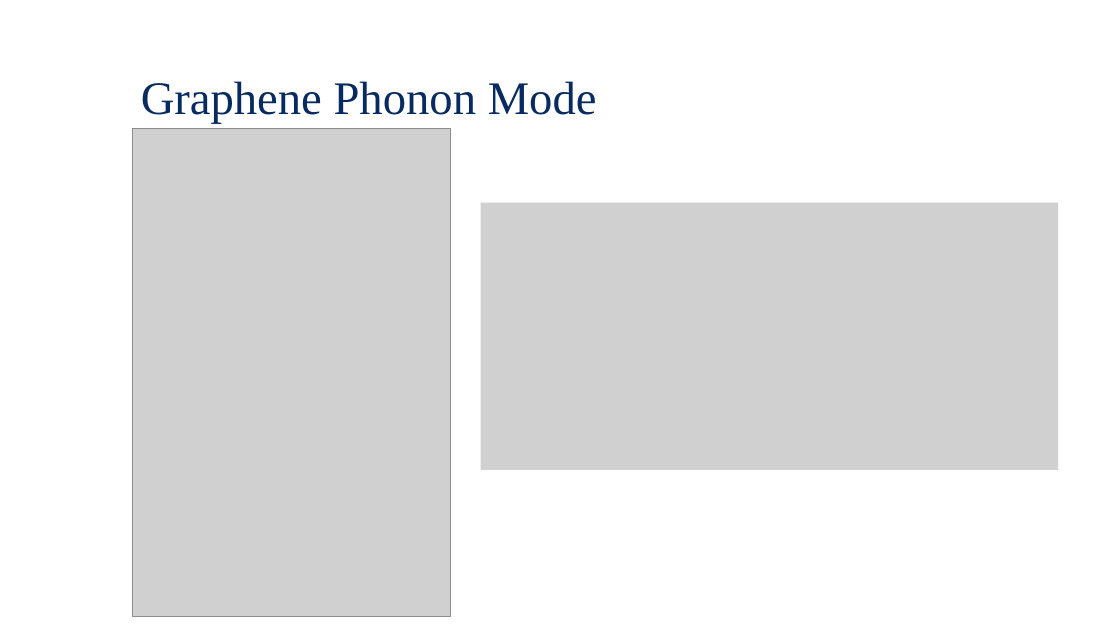
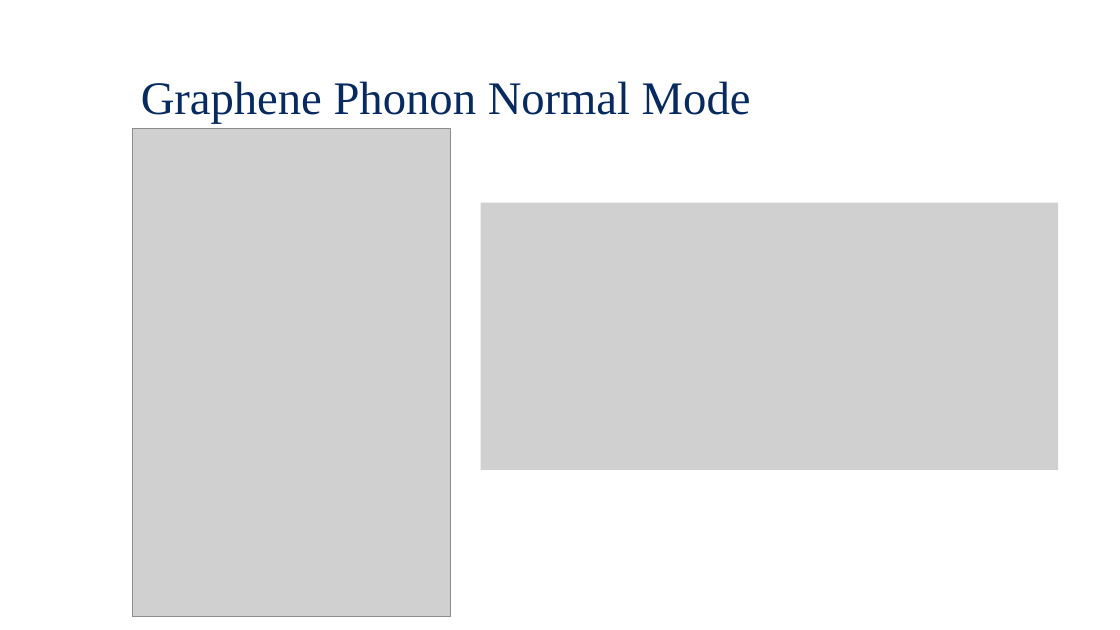
Before and after one commit to Waterbird20/APL2, a slide deck: slide 6 of Raman_Final Presentation.pptx. Drawn at 1120x630 pixels with LibreOffice and Linux fonts; fonts in the diff are those of the drawing; grey boxes stand for pictures; background and template pictures are left out. Boxes give left, top, right and bottom in pixels: in the first picture for what was removed or moved away, otherwise in the second. Text is boxed around its words. In the diff, an @@ line names an element or a change of style, - is before the commit and + after.

Commit message:
ppt modified, script.md added

```diff
--- a/Raman_Final Presentation.pptx
+++ b/Raman_Final Presentation.pptx
@@ text at [141, 81, 751, 124]: text changed @@
-Graphene Phonon Mode
+Graphene Phonon Normal Mode
```
Also in this commit, not shown: 1 other slide changed, 3 other files.
